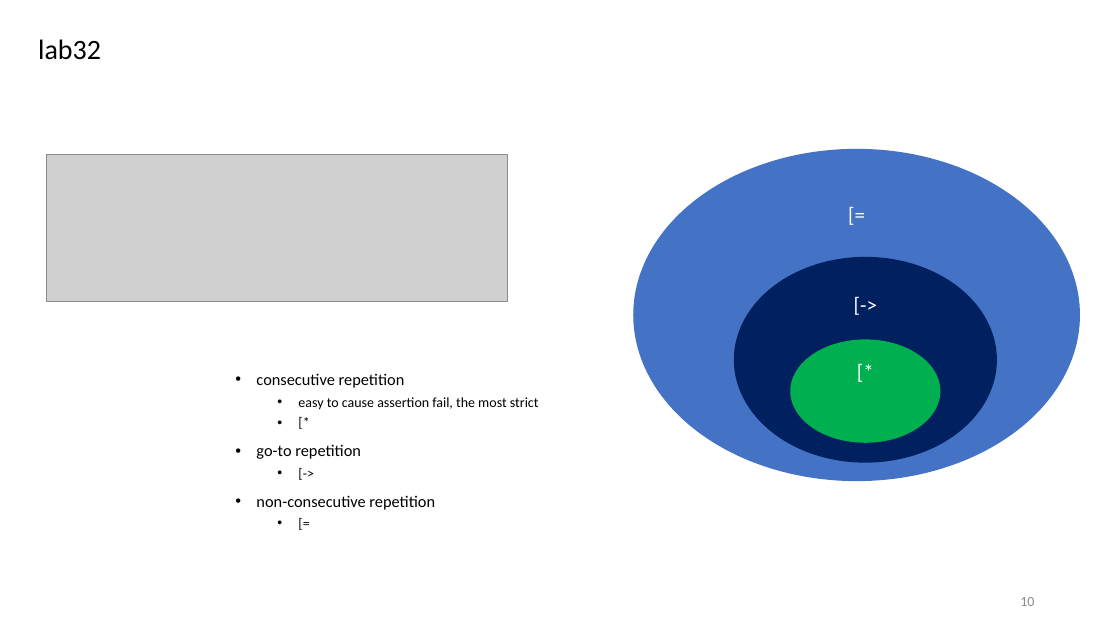
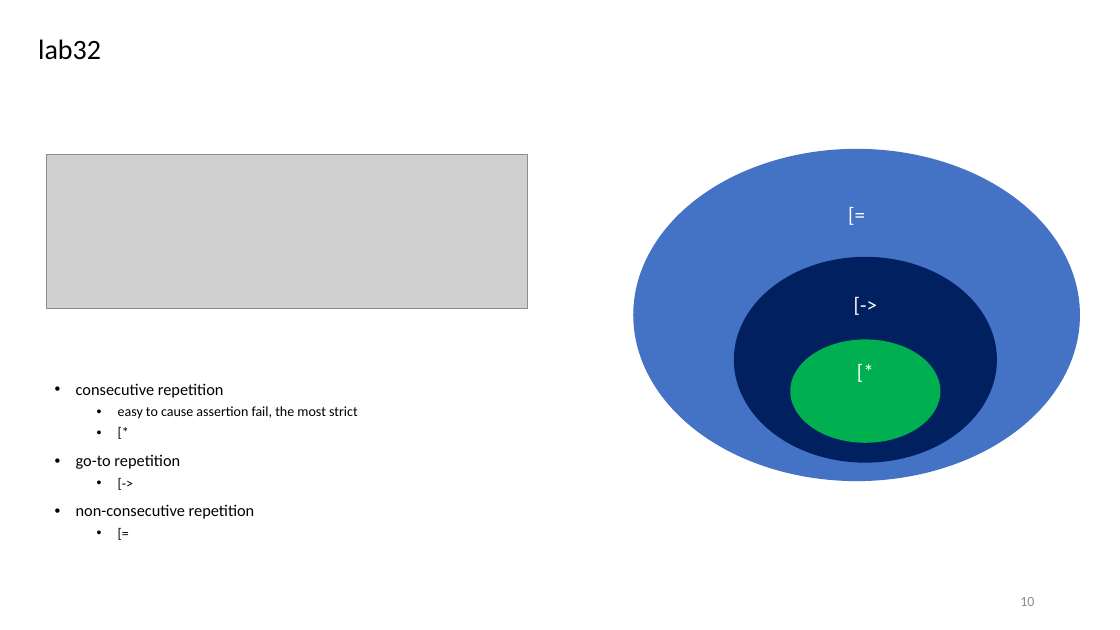
Before and after one commit to r06942072/study_sv, a slide deck: slide 10 of note.pptx. Drawn at 1120x630 pixels with LibreOffice and Linux fonts; fonts in the diff are those of the drawing; grey boxes stand for pictures. Boxes give left, top, right and bottom in pixels: in the first picture for what was removed or moved away, otherwise in the second. Text is boxed around its words. In the diff, an @@ line names an element or a change of style, - is before the commit and + after.

```diff
--- a/note.pptx
+++ b/note.pptx
@@ picture resized from (x1=46, y1=155, x2=507, y2=302) to (x1=46, y1=155, x2=528, y2=308) @@
@@ text "consecutive repetition" moved from (x1=256, y1=373, x2=539, y2=510) to (x1=76, y1=383, x2=358, y2=519) @@
```
Also in this commit, not shown: 1 other slide changed, 3 other files.
